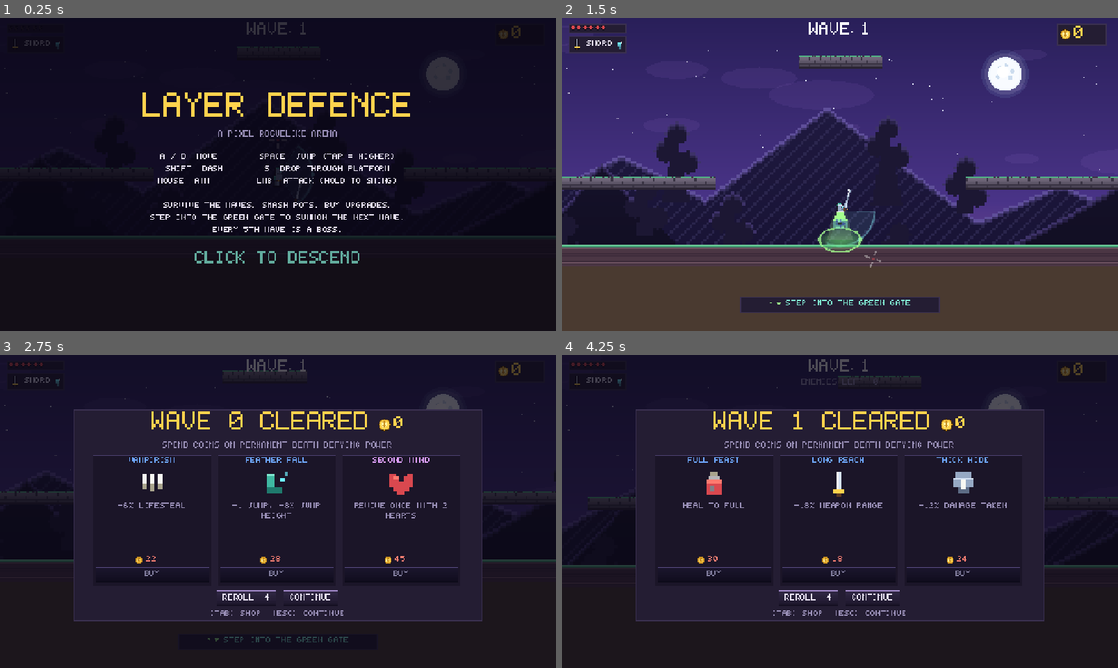
Above: before the commit, frames 1-4 (two rows, left to right).
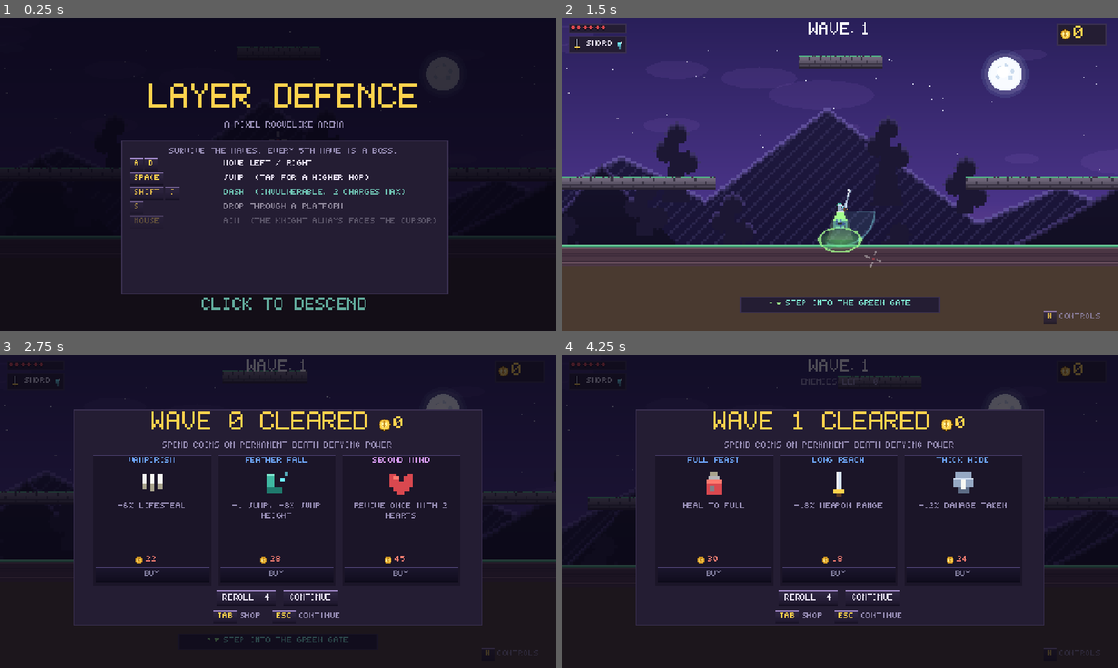
Above: after the commit, the same moments.

Repository: AvSBF/layer-defence
Game: Godot game, scene res://Scenes/World.tscn
The game is run twice, just before and just after one commit, with the same random seed, the same clock (stepped at 60 frames per second) and the same inputs.
Inputs (mouse positions are in pixels of both pictures, inside the frame that each line leads up to):
- Up to frame 1 (0.25 s): no input
- Up to frame 2 (1.5 s): tap Enter (ui_accept) at 0.5 s; move the mouse to (962, 158) at 0.52 s; hold D (key_right) 0.53-1.25 s; hold Tab (interact) 0.53-1.25 s; tap Shift (dash) at 0.6 s; tap Space (jump) at 0.77 s; click "CONTINUE" at 1.25 s
- Up to frame 3 (2.75 s): move the mouse to (166, 527) at 2.02 s; hold D (key_right) from 2.03 s (still down); tap Tab (interact) at 2.1 s; tap Space (jump) at 2.27 s; tap Shift (dash) at 2.3 s
- Up to frame 4 (4.25 s): release D (key_right) at 2.75 s; click "CONTINUE" at 2.75 s; move the mouse to (895, 442) at 3.52 s; press the mouse at (895, 442) at 3.53 s; hold A (key_left) from 3.53 s (still down); tap Tab (interact) at 3.8 s

The runs differ from the first frame. In frame 1, 22% of the frame differs, in the area x 2-94%, y 1-94%; in frame 2, 0.1%; in frame 3, 0.8%; in frame 4, 0.8%.

Commit message:
feat(ui): on-screen control legend with real keycaps
- ControlsPanel: one row per binding, each key drawn as a keycap
  (UI/button nine-patch) with its description aligned next to it; single
  source of truth for the bindings
- title screen now shows the full legend instead of a plain text list, and
  the HUD stays hidden until the run starts
- new in-game overlay on H / F1: pauses, shows the same legend, closes on
  H or ESC (never fights the shop/death screen for the pause flag)
- HUD has a permanent [H] CONTROLS keycap hint bottom-right
- shop footer uses keycaps too ([TAB] SHOP / [ESC] CONTINUE)
- PixelUI.keycap() + nine_patch_frame() helpers
- new 'help' input action (H, F1); docs updated (game guide + itch texts)

Diff:
--- /dev/null
+++ b/Scenes/UI/Controls.tscn
@@ -0,0 +1,6 @@
+[gd_scene load_steps=2 format=3]
+
+[ext_resource type="Script" path="res://Scripts/UI/controls_overlay.gd" id="1_controls"]
+
+[node name="Controls" type="CanvasLayer"]
+script = ExtResource("1_controls")
--- a/Scenes/World.tscn
+++ b/Scenes/World.tscn
@@ -12,6 +12,7 @@
 [ext_resource type="PackedScene" path="res://Scenes/UI/WaveBanner.tscn" id="11_banner"]
 [ext_resource type="PackedScene" path="res://Scenes/UI/GameOver.tscn" id="12_over"]
 [ext_resource type="PackedScene" path="res://Scenes/UI/Title.tscn" id="13_title"]
+[ext_resource type="PackedScene" path="res://Scenes/UI/Controls.tscn" id="22_controls"]
 [ext_resource type="Texture2D" uid="uid://d014hwcad6p2w" path="res://Aseprites/Generated/World/sky.png" id="14_sky"]
 [ext_resource type="Texture2D" uid="uid://br01r5i11egmk" path="res://Aseprites/Generated/World/hills_far.png" id="15_far"]
 [ext_resource type="Texture2D" uid="uid://drdb7sshk50ha" path="res://Aseprites/Generated/World/hills_mid.png" id="16_mid"]
@@ -165,3 +166,5 @@
 [node name="GameOver" parent="UI" unique_id=453126299 instance=ExtResource("12_over")]
 
 [node name="Title" parent="UI" unique_id=910102786 instance=ExtResource("13_title")]
+
+[node name="Controls" parent="UI" unique_id=771204533 instance=ExtResource("22_controls")]
--- /dev/null
+++ b/Scripts/UI/controls_overlay.gd
@@ -0,0 +1,102 @@
+extends CanvasLayer
+
+## In-game controls card (H). Pauses the run while it is open so nobody dies
+## reading the key list, and closes on H or ESC.
+
+var _root : Control
+var _panel : PanelContainer
+var _open : bool = false
+
+func _ready() -> void:
+	layer = 28
+	process_mode = Node.PROCESS_MODE_ALWAYS
+	_build()
+	hide()
+
+func _build() -> void:
+	_root = Control.new()
+	_root.set_anchors_preset(Control.PRESET_FULL_RECT)
+	_root.theme = PixelUI.theme()
+	_root.mouse_filter = Control.MOUSE_FILTER_STOP
+	add_child(_root)
+
+	var dim := ColorRect.new()
+	dim.color = Color(0.04, 0.03, 0.08, 0.72)
+	dim.set_anchors_preset(Control.PRESET_FULL_RECT)
+	_root.add_child(dim)
+
+	var centre := CenterContainer.new()
+	centre.set_anchors_preset(Control.PRESET_FULL_RECT)
+	_root.add_child(centre)
+
+	_panel = PixelUI.panel()
+	_panel.custom_minimum_size = Vector2(790, 0)
+	centre.add_child(_panel)
+
+	var margin := MarginContainer.new()
+	margin.add_theme_constant_override("margin_left", 22)
+	margin.add_theme_constant_override("margin_right", 22)
+	margin.add_theme_constant_override("margin_top", 18)
+	margin.add_theme_constant_override("margin_bottom", 18)
+	_panel.add_child(margin)
+
+	var col := VBoxContainer.new()
+	col.add_theme_constant_override("separation", 10)
+	margin.add_child(col)
+
+	var heading := PixelUI.label("CONTROLS", PixelUI.LARGE, PixelUI.COL_GOLD)
+	heading.horizontal_alignment = HORIZONTAL_ALIGNMENT_CENTER
+	col.add_child(heading)
+
+	var legend := ControlsPanel.new()
+	legend.set_title("")
+	col.add_child(legend)
+
+	var footer := HBoxContainer.new()
+	footer.alignment = BoxContainer.ALIGNMENT_CENTER
+	footer.add_theme_constant_override("separation", 8)
+	col.add_child(footer)
+	footer.add_child(PixelUI.keycap("H"))
+	footer.add_child(PixelUI.label("OR", PixelUI.SMALL, PixelUI.COL_DIM))
+	footer.add_child(PixelUI.keycap("ESC"))
+	footer.add_child(PixelUI.label("RESUME", PixelUI.SMALL, PixelUI.COL_GOOD))
+
+func toggle() -> void:
+	if _open:
+		close()
+	else:
+		open()
+
+func open() -> void:
+	if _open:
+		return
+	# the shop / death screen own the pause: never fight them for it
+	if get_tree().paused:
+		return
+	_open = true
+	show()
+	get_tree().paused = true
+	_root.modulate.a = 0.0
+	var t := create_tween()
+	t.tween_property(_root, "modulate:a", 1.0, 0.2)
+	Audio.play("click", 0.05, -2.0)
+
+func close() -> void:
+	if not _open:
+		return
+	_open = false
+	get_tree().paused = false
+	hide()
+	_root.modulate.a = 0.0
+	Audio.play("click", 0.05, -2.0)
+
+func is_open() -> bool:
+	return _open
+
+func _unhandled_input(event : InputEvent) -> void:
+	if event.is_action_pressed("help"):
+		toggle()
+		get_viewport().set_input_as_handled()
+	elif _open and event.is_action_pressed("pause"):
+		close()
+		get_viewport().set_input_as_handled()
--- /dev/null
+++ b/Scripts/UI/controls_panel.gd
@@ -0,0 +1,79 @@
+class_name ControlsPanel
+extends VBoxContainer
+
+## Reusable controls legend: one row per action, each key rendered as a keycap
+## with its meaning next to it. Used by the title screen and by the in-game
+## overlay (H), so there is a single source of truth for the bindings.
+
+const ROWS := [
+	{"keys": ["A", "D"], "text": "MOVE LEFT / RIGHT", "color": "text"},
+	{"keys": ["SPACE"], "text": "JUMP  (TAP FOR A HIGHER HOP)", "color": "text"},
+	{"keys": ["SHIFT", "J"], "text": "DASH  (INVULNERABLE, 2 CHARGES MAX)", "color": "teal"},
+	{"keys": ["S"], "text": "DROP THROUGH A PLATFORM", "color": "text"},
+	{"keys": ["MOUSE"], "text": "AIM  (THE KNIGHT ALWAYS FACES THE CURSOR)", "color": "text"},
+	{"keys": ["LMB"], "text": "ATTACK  (HOLD TO KEEP SWINGING)", "color": "gold"},
+	{"keys": ["TAB", "E"], "text": "SHOP BETWEEN WAVES", "color": "text"},
+	{"keys": ["ESC"], "text": "CLOSE THE SHOP", "color": "dim"},
+	{"keys": ["H"], "text": "SHOW / HIDE THIS PANEL", "color": "magic"},
+]
+
+var title_text : String = "CONTROLS"
+var _title_label : Label
+var _rows_box : VBoxContainer
+
+func _ready() -> void:
+	add_theme_constant_override("separation", 4)
+	if title_text != "":
+		_title_label = PixelUI.label(title_text, PixelUI.NORMAL, PixelUI.COL_DIM)
+		_title_label.horizontal_alignment = HORIZONTAL_ALIGNMENT_CENTER
+		add_child(_title_label)
+	_rows_box = VBoxContainer.new()
+	_rows_box.add_theme_constant_override("separation", 3)
+	add_child(_rows_box)
+	build()
+
+## Can be called before the node is added to the tree.
+func set_title(text : String) -> void:
+	title_text = text
+	if _title_label != null:
+		_title_label.text = text
+
+func build() -> void:
+	for c in _rows_box.get_children():
+		c.queue_free()
+	for i in ROWS.size():
+		_rows_box.add_child(_make_row(ROWS[i], i))
+
+func _make_row(row : Dictionary, index : int) -> Control:
+	var line := HBoxContainer.new()
+	line.add_theme_constant_override("separation", 4)
+	# key caps on the left, fixed column width so all descriptions line up
+	var keys_box := HBoxContainer.new()
+	keys_box.add_theme_constant_override("separation", 4)
+	keys_box.custom_minimum_size = Vector2(212, 0)
+	for key in row["keys"]:
+		keys_box.add_child(PixelUI.keycap(str(key)))
+	var spacer := Control.new()
+	spacer.size_flags_horizontal = Control.SIZE_EXPAND_FILL
+	keys_box.add_child(spacer)
+	line.add_child(keys_box)
+	var color := PixelUI.COL_TEXT
+	match str(row.get("color", "text")):
+		"gold": color = PixelUI.COL_GOLD
+		"teal": color = PixelUI.COL_GOOD
+		"magic": color = PixelUI.COL_MAGIC
+		"dim": color = PixelUI.COL_DIM
+	var desc := PixelUI.label(str(row["text"]), PixelUI.SMALL, color)
+	desc.vertical_alignment = VERTICAL_ALIGNMENT_CENTER
+	desc.custom_minimum_size = Vector2(0, 24)
+	desc.size_flags_horizontal = Control.SIZE_EXPAND_FILL
+	line.add_child(desc)
+	# stagger the rows in, like the shop cards
+	line.modulate.a = 0.0
+	var tween := create_tween()
+	tween.tween_property(line, "modulate:a", 1.0, 0.18).set_delay(index * 0.05)
+	return line
+
+## Rows of "keys -> action" without the title, for embedding into other panels.
+static func row_count() -> int:
+	return ROWS.size()
--- a/Scripts/UI/hud.gd
+++ b/Scripts/UI/hud.gd
@@ -185,6 +185,19 @@
 	tween.tween_property(_hint_arrow, "position:y", 4.0, 0.5).set_trans(Tween.TRANS_SINE)
 	tween.tween_property(_hint_arrow, "position:y", 0.0, 0.5).set_trans(Tween.TRANS_SINE)
 
+	# --- permanent controls hint in the corner
+	var help_box := HBoxContainer.new()
+	help_box.set_anchors_preset(Control.PRESET_BOTTOM_RIGHT)
+	help_box.position = Vector2(-172, -46)
+	help_box.add_theme_constant_override("separation", 6)
+	help_box.mouse_filter = Control.MOUSE_FILTER_IGNORE
+	help_box.modulate = Color(1, 1, 1, 0.75)
+	root.add_child(help_box)
+	help_box.add_child(PixelUI.keycap("H"))
+	var help_label := PixelUI.label("CONTROLS", PixelUI.SMALL, PixelUI.COL_DIM)
+	help_label.vertical_alignment = VERTICAL_ALIGNMENT_CENTER
+	help_box.add_child(help_label)
+
 # -------------------------------------------------------------------- update
 func _refresh() -> void:
 	_sync_hearts()
@@ -316,6 +329,19 @@
 
 var _hint_text : String = ""
 
+## The title card hides the HUD until the run actually starts.
+## (named set_hud_visible because CanvasLayer already owns set_visible)
+func set_hud_visible(state : bool, animated : bool = true) -> void:
+	if not animated:
+		visible = state
+		return
+	var target : float = 1.0 if state else 0.0
+	var t := create_tween()
+	t.tween_property(self, "modulate:a", target, 0.35)
+	if state:
+		visible = true
+	t.tween_callback(func(): visible = state)
+
 func show_gate_hint(show_it : bool) -> void:
 	if _gate_panel == null:
 		return
--- a/Scripts/UI/pixel_ui.gd
+++ b/Scripts/UI/pixel_ui.gd
@@ -51,6 +51,29 @@
 	var tex : Texture2D = load(path)
 	_icon_cache[rel] = tex
 	return tex
+
+## Nine-patch cut out of a sprite-sheet frame (used for keycaps).
+static func nine_patch_frame(rel : String, frame : int, fw : int, fh : int, margin : int = 5) -> StyleBoxTexture:
+	var sb := StyleBoxTexture.new()
+	sb.texture = texture(rel)
+	sb.region_rect = Rect2(frame * fw, 0, fw, fh)
+	sb.texture_margin_left = margin
+	sb.texture_margin_right = margin
+	sb.texture_margin_top = margin
+	sb.texture_margin_bottom = margin
+	return sb
+
+## A keycap looking like the game's buttons: [ SPACE ] with the label inside.
+## `min_width` lets wide keys such as SPACE / SHIFT breathe.
+static func keycap(text : String) -> PanelContainer:
+	var p := PanelContainer.new()
+	p.add_theme_stylebox_override("panel", nine_patch_frame("UI/button.png", 0, 32, 16, 5))
+	var l := label(text, SMALL, COL_GOLD)
+	l.horizontal_alignment = HORIZONTAL_ALIGNMENT_CENTER
+	p.add_child(l)
+	var w : float = maxf(30.0, float(text.length()) * 12.0 + 18.0)
+	p.custom_minimum_size = Vector2(w, 26.0)
+	return p
 
 static func nine_patch(rel : String, margin : int = 6) -> StyleBoxTexture:
 	var sb := StyleBoxTexture.new()
--- a/Scripts/UI/shop.gd
+++ b/Scripts/UI/shop.gd
@@ -81,9 +81,21 @@
 	_continue_btn.pressed.connect(close)
 	footer.add_child(_continue_btn)
 
-	var hint := PixelUI.label("[TAB] SHOP  [ESC] CONTINUE", PixelUI.SMALL, PixelUI.COL_DIM)
-	hint.horizontal_alignment = HORIZONTAL_ALIGNMENT_CENTER
-	col.add_child(hint)
+	var hint_row := HBoxContainer.new()
+	hint_row.alignment = BoxContainer.ALIGNMENT_CENTER
+	hint_row.add_theme_constant_override("separation", 6)
+	col.add_child(hint_row)
+	hint_row.add_child(PixelUI.keycap("TAB"))
+	var hint1 := PixelUI.label("SHOP", PixelUI.SMALL, PixelUI.COL_DIM)
+	hint1.vertical_alignment = VERTICAL_ALIGNMENT_CENTER
+	hint_row.add_child(hint1)
+	var gap := Control.new()
+	gap.custom_minimum_size = Vector2(16, 0)
+	hint_row.add_child(gap)
+	hint_row.add_child(PixelUI.keycap("ESC"))
+	var hint2 := PixelUI.label("CONTINUE", PixelUI.SMALL, PixelUI.COL_DIM)
+	hint2.vertical_alignment = VERTICAL_ALIGNMENT_CENTER
+	hint_row.add_child(hint2)
 
 func _input(event : InputEvent) -> void:
 	if event.is_action_pressed("pause") and _is_open:
--- a/Scripts/UI/title_screen.gd
+++ b/Scripts/UI/title_screen.gd
@@ -29,8 +29,8 @@
 
 	var centre := VBoxContainer.new()
 	centre.set_anchors_preset(Control.PRESET_CENTER)
-	centre.position = Vector2(-330, -190)
-	centre.custom_minimum_size = Vector2(660, 0)
+	centre.position = Vector2(-360, -210)
+	centre.custom_minimum_size = Vector2(720, 0)
 	centre.alignment = BoxContainer.ALIGNMENT_CENTER
 	centre.add_theme_constant_override("separation", 8)
 	_root.add_child(centre)
@@ -44,26 +44,20 @@
 	centre.add_child(sub)
 
 	var spacer := Control.new()
-	spacer.custom_minimum_size = Vector2(0, 16)
+	spacer.custom_minimum_size = Vector2(0, 6)
 	centre.add_child(spacer)
 
-	var controls := [
-		"A / D  MOVE        SPACE  JUMP (TAP = HIGHER)",
-		"SHIFT  DASH        S  DROP THROUGH PLATFORM",
-		"MOUSE  AIM         LMB  ATTACK (HOLD TO SWING)",
-		"",
-		"SURVIVE THE WAVES. SMASH POTS. BUY UPGRADES.",
-		"STEP INTO THE GREEN GATE TO SUMMON THE NEXT WAVE.",
-		"EVERY 5TH WAVE IS A BOSS.",
-	]
-	for line in controls:
-		var l := PixelUI.label(line, PixelUI.SMALL, PixelUI.COL_TEXT if line != "" else PixelUI.COL_DIM)
-		l.horizontal_alignment = HORIZONTAL_ALIGNMENT_CENTER
-		centre.add_child(l)
-
-	var spacer2 := Control.new()
-	spacer2.custom_minimum_size = Vector2(0, 20)
-	centre.add_child(spacer2)
+	var legend_panel := PixelUI.panel()
+	centre.add_child(legend_panel)
+	var legend_margin := MarginContainer.new()
+	legend_margin.add_theme_constant_override("margin_left", 16)
+	legend_margin.add_theme_constant_override("margin_right", 16)
+	legend_margin.add_theme_constant_override("margin_top", 12)
+	legend_margin.add_theme_constant_override("margin_bottom", 12)
+	legend_panel.add_child(legend_margin)
+	var legend := ControlsPanel.new()
+	legend.set_title("SURVIVE THE WAVES. EVERY 5TH WAVE IS A BOSS.")
+	legend_margin.add_child(legend)
 
 	var start := PixelUI.label("CLICK TO DESCEND", PixelUI.LARGE, PixelUI.COL_GOOD)
 	start.horizontal_alignment = HORIZONTAL_ALIGNMENT_CENTER
--- a/Scripts/World/world.gd
+++ b/Scripts/World/world.gd
@@ -35,6 +35,8 @@
 		camera.call("set_target", player)
 	if title != null:
 		title.connect("start_requested", Callable(self, "_on_start_requested"))
+		if hud != null:
+			hud.call("set_hud_visible", false, false)   # the title card owns the screen
 	if wave_manager != null:
 		wave_manager.wave_started.connect(_on_wave_started)
 		wave_manager.wave_cleared.connect(_on_wave_cleared)
@@ -82,6 +84,11 @@
 				shot_interval = maxf(0.1, float(arg.split("=")[1]))
 	if shot_interval > 0.0:
 		_screenshot_loop(shot_interval)
+	if OS.get_cmdline_user_args().has("--titleonly"):
+		# keep the title card on screen for store screenshots
+		return
+	if OS.get_cmdline_user_args().has("--controls"):
+		_open_controls_for_demo()
 	if OS.get_cmdline_user_args().has("--shopdemo"):
 		GameState.shop_demo = true
 		_open_shop_for_demo()
@@ -122,6 +129,12 @@
 			print("[autotest] saved screenshot %d" % shot)
 		shot += 1
 
+func _open_controls_for_demo() -> void:
+	await get_tree().create_timer(1.2, true, false, true).timeout
+	var overlay := get_node_or_null("UI/Controls")
+	if overlay != null:
+		overlay.call("open")
+
 func _open_shop_for_demo() -> void:
 	await get_tree().create_timer(1.5, true, false, true).timeout
 	GameState.add_coins(120)
@@ -130,6 +143,8 @@
 
 func _on_start_requested() -> void:
 	_dbg("run started")
+	if hud != null:
+		hud.call("set_hud_visible", true, true)
 	_run_active = true
 	Audio.play("wave_start", 0.0, -6.0)
 	GameState.start_run()
--- a/project.godot
+++ b/project.godot
@@ -101,6 +101,12 @@
 "events": [Object(InputEventKey,"resource_local_to_scene":false,"resource_name":"","device":-1,"window_id":0,"alt_press …(195 unchanged characters)…
 ]
 }
+help={
+"deadzone": 0.2,
+"events": [Object(InputEventKey,"resource_local_to_scene":false,"resource_name":"","device":-1,"window_id":0,"alt_pressed":false,"shift_pressed":false,"ctrl_pressed":false,"meta_pressed":false,"pressed":false,"keycode":0,"physical_keycode":72,"key_label":0,"unicode":104,"location":0,"echo":false,"script":null)
+, Object(InputEventKey,"resource_local_to_scene":false,"resource_name":"","device":-1,"window_id":0,"alt_pressed":false,"shift_pressed":false,"ctrl_pressed":false,"meta_pressed":false,"pressed":false,"keycode":4194332,"physical_keycode":0,"key_label":0,"unicode":0,"location":0,"echo":false,"script":null)
+]
+}
 
 [layer_names]
 
Not shown, added: Scripts/UI/controls_overlay.gd.uid
Not shown, added: Scripts/UI/controls_panel.gd.uid
Not shown, added: docs/itch/cover-630x500.png.import
Not shown, added: docs/itch/screenshot-1-combat.png.import
Not shown, added: docs/itch/screenshot-2-portal.png.import
Not shown, added: docs/itch/screenshot-3-boss.png.import
Not shown, added: docs/itch/screenshot-4-shop.png.import
